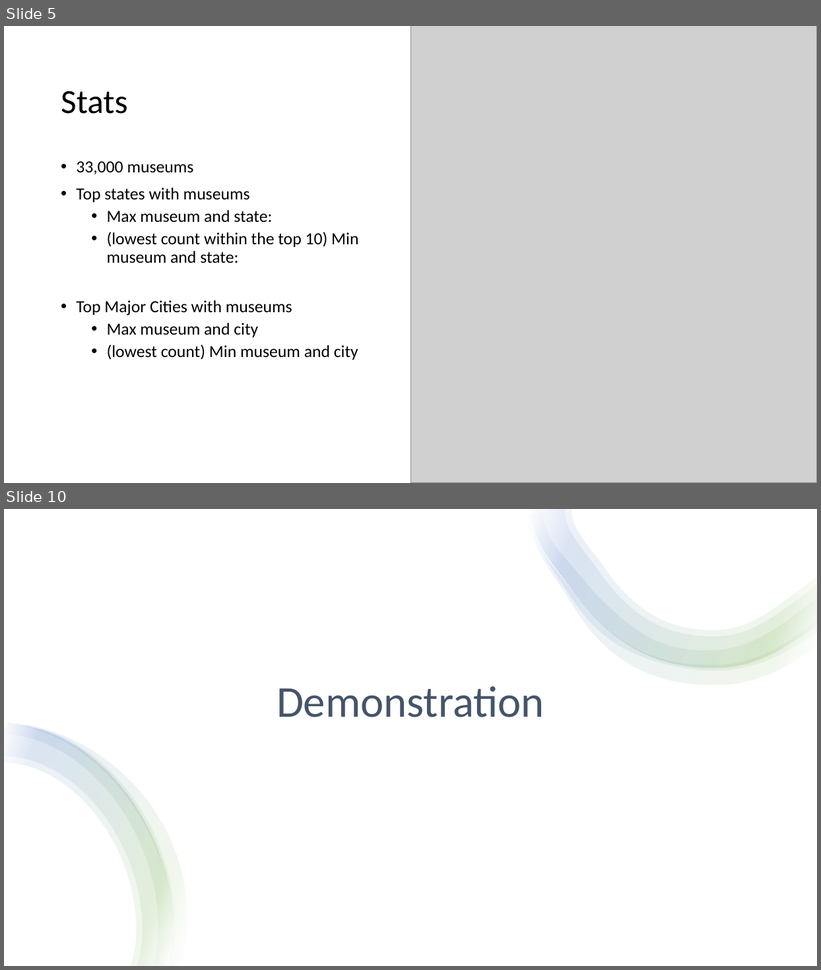
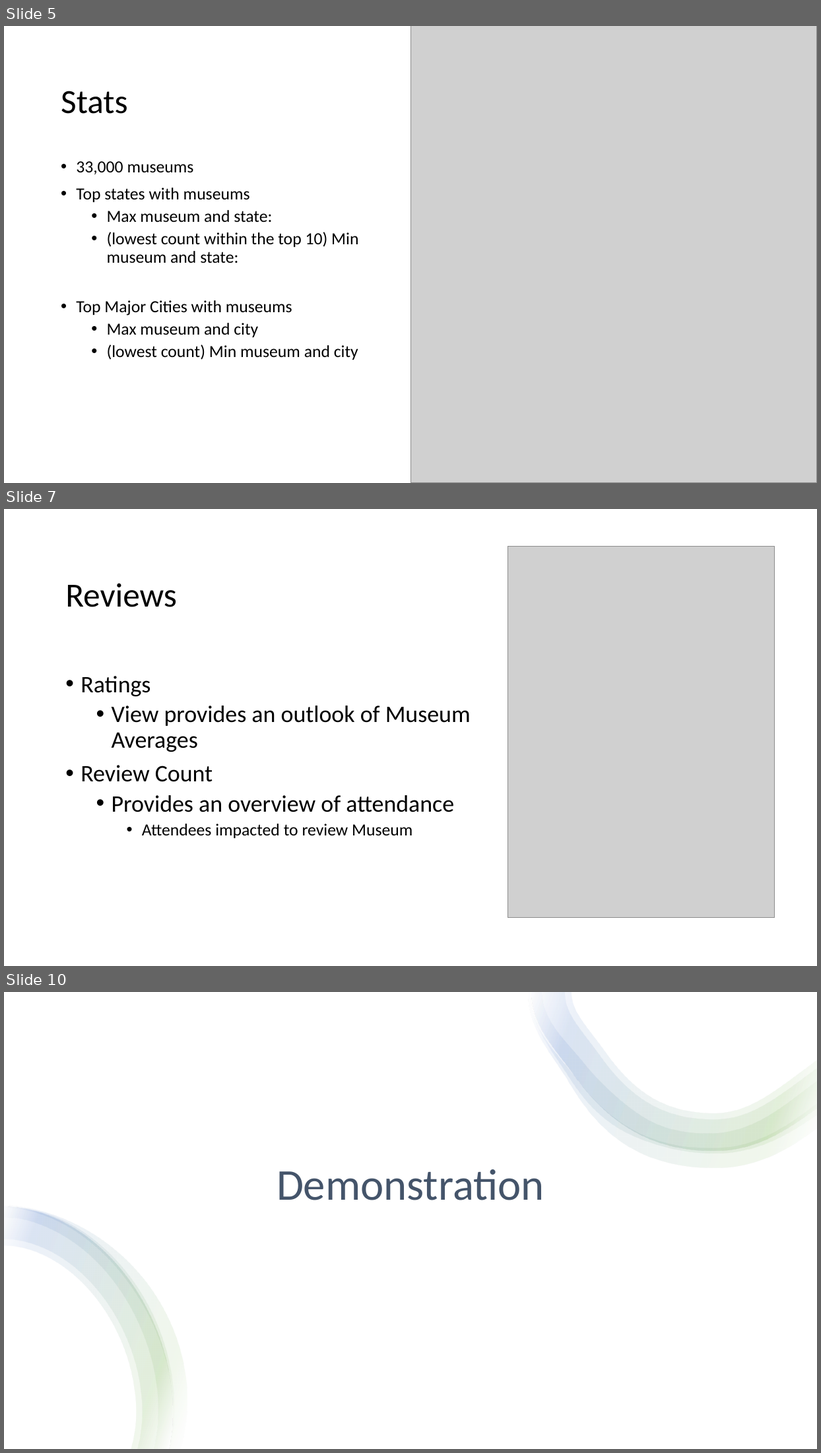
Before and after one commit to JackyUT2023/project3-group8, a slide deck: Project 3 Group 8 - Museums of the United States.pptx. Shown one above the other, each under a label of ours: slides 5 and 10 before the commit, slides 5, 7 and 10 after it; the slides between them are not shown. The pictures are 821x970 and 821x1453 pixels, drawn with LibreOffice and Linux fonts; fonts in the diff are those of the drawing; grey boxes stand for pictures. Boxes give left, top, right and bottom in pixels: in the first picture for what was removed or moved away, otherwise in the second. Text is boxed around its words. In the diff, an @@ line names an element or a change of style, - is before the commit and + after.

```diff
--- a/Project 3 Group 8 - Museums of the United States.pptx
+++ b/Project 3 Group 8 - Museums of the United States.pptx
@@ slide 7 added at bbox=[4, 509, 817, 966], background #FFFFFF @@
@@ picture added at bbox=[508, 546, 774, 918] @@
@@ title added at bbox=[65, 583, 177, 607], 40 pt, text #000000 @@
+Reviews
@@ text added at bbox=[81, 676, 471, 838], 28 pt, text #000000 @@
+• Ratings
+  • View provides an outlook of Museum Averages
+• Review Count
+  • Provides an overview of attendance
+    • Attendees impacted to review Museum
```
Also in this commit, not shown: 4 slides changed, 3 other slides added, 1 slide removed.
